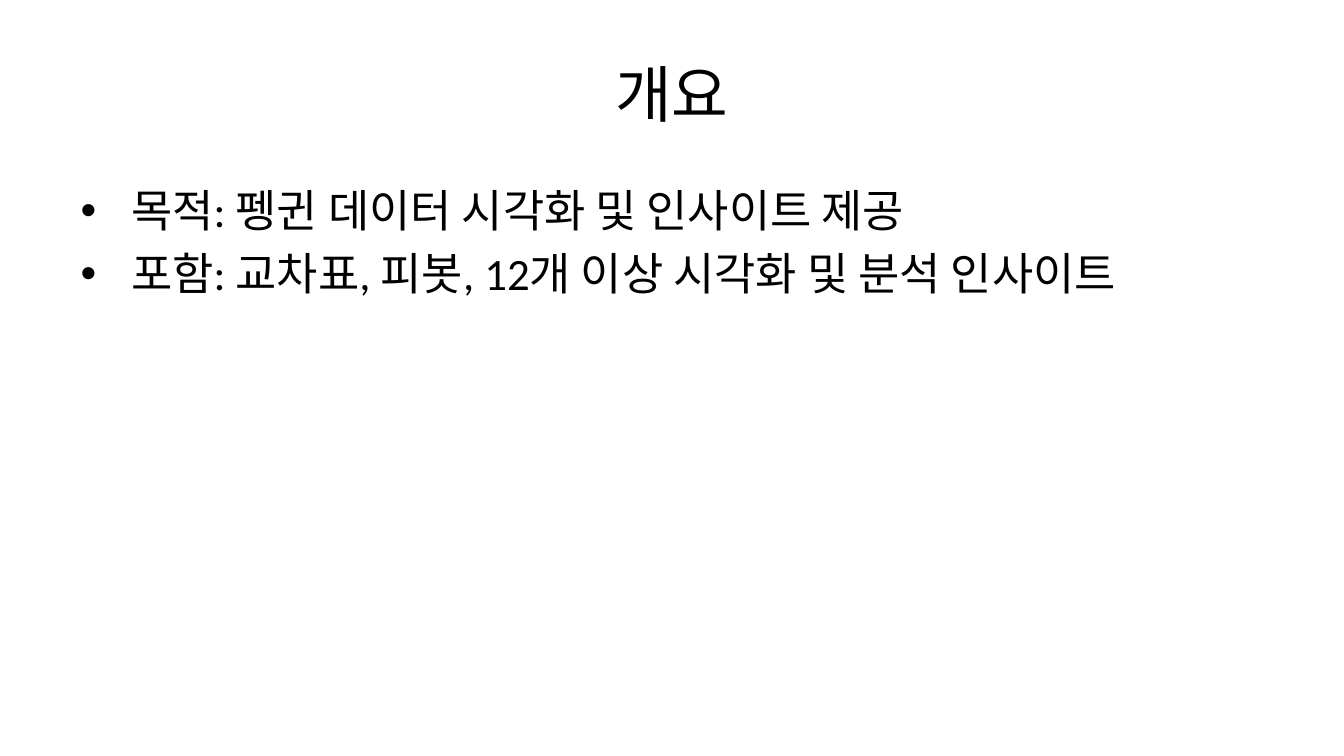
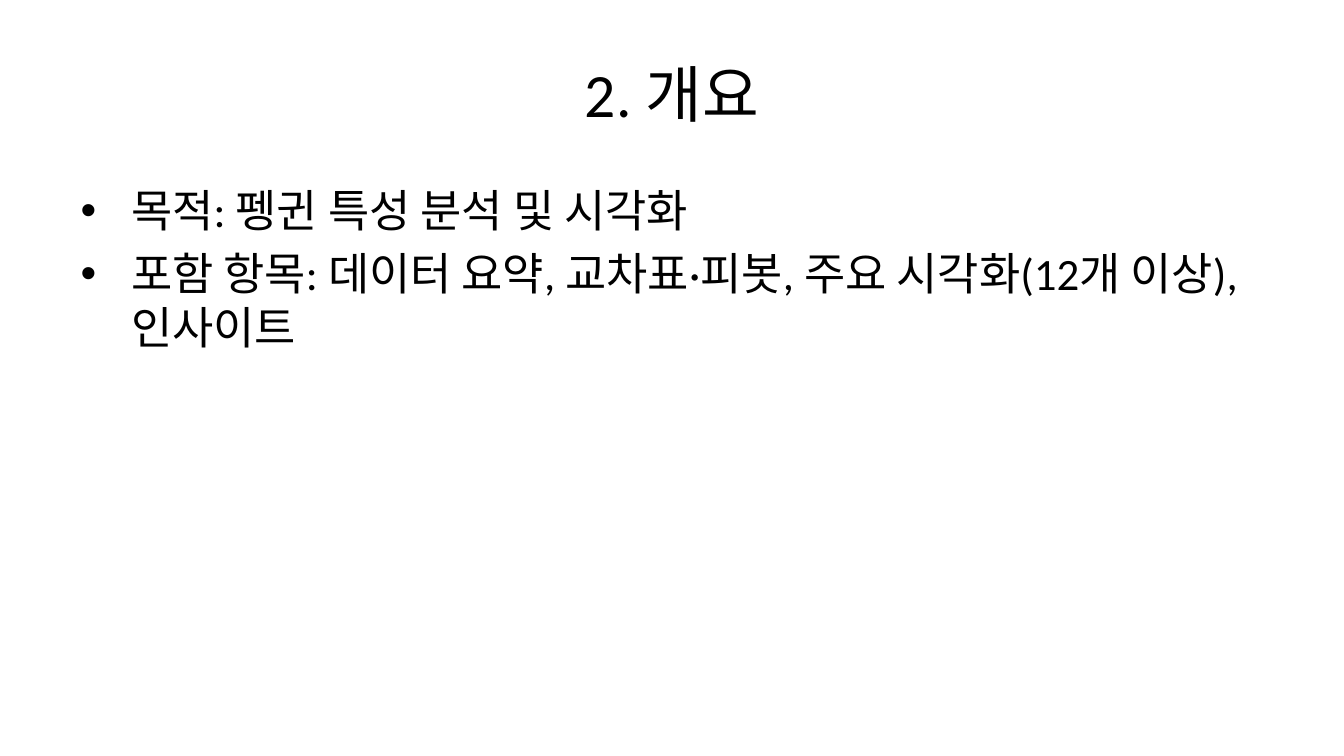
Before and after one commit to urbanrube/ICB_slide, a slide deck: slide 3 of output/slides.pptx. Drawn at 1344x756 pixels with LibreOffice and Linux fonts; fonts in the diff are those of the drawing. Boxes give left, top, right and bottom in pixels: in the first picture for what was removed or moved away, otherwise in the second. Text is boxed around its words. In the diff, an @@ line names an element or a change of style, - is before the commit and + after.

```diff
--- a/output/slides.pptx
+++ b/output/slides.pptx
@@ title at (585, 66, 759, 122): text changed @@
-개요
+2. 개요
@@ text at (131, 190, 1238, 348): text changed @@
-• 목적: 펭귄 데이터 시각화 및 인사이트 제공
-• 포함: 교차표, 피봇, 12개 이상 시각화 및 분석 인사이트
+• 목적: 펭귄 특성 분석 및 시각화
+• 포함 항목: 데이터 요약, 교차표·피봇, 주요 시각화(12개 이상), 인사이트
```
Also in this commit, not shown: 22 other slides changed, 3 slides added.
